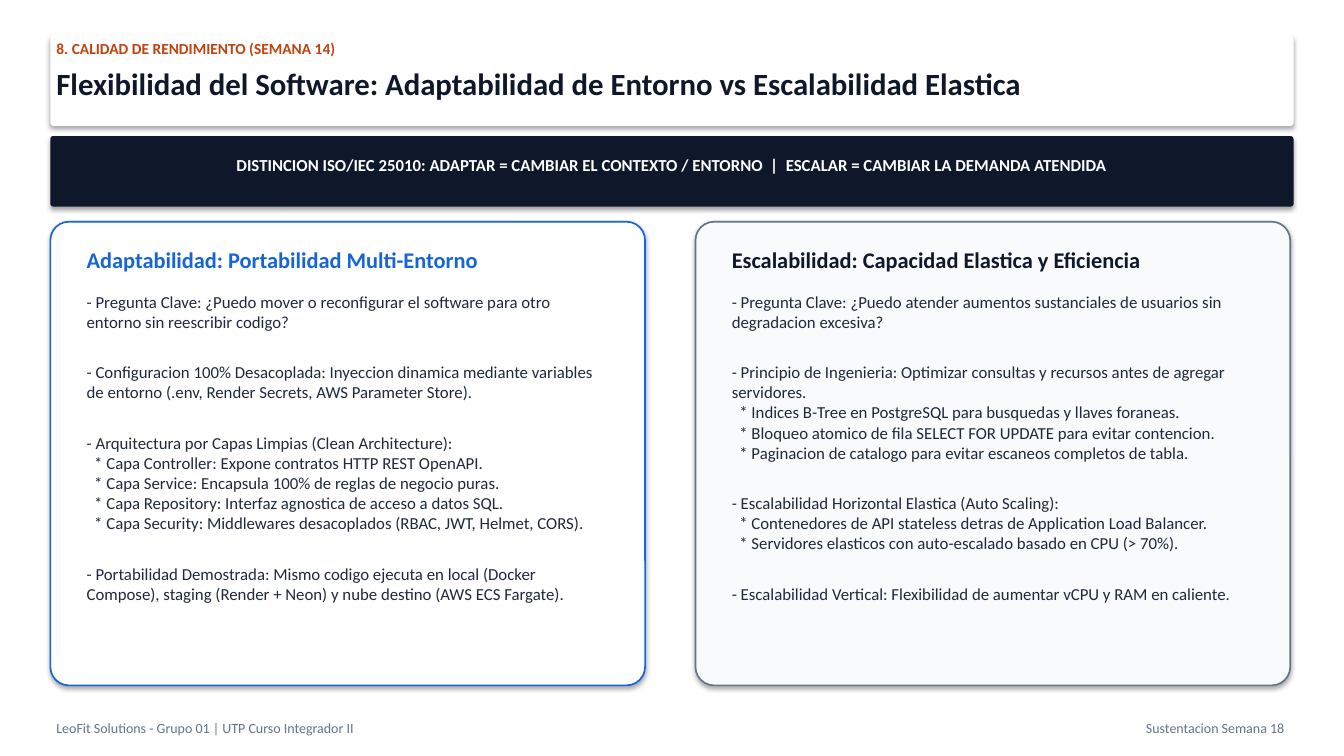
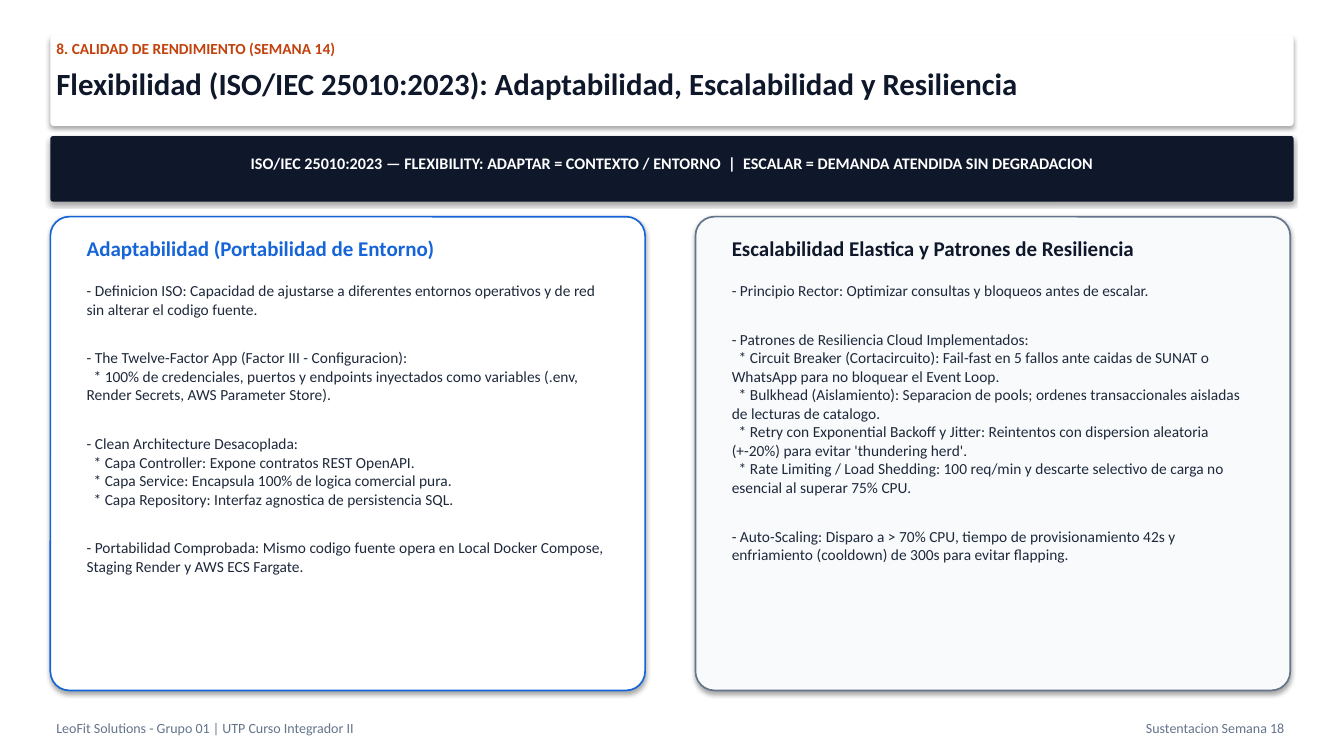
Before and after one commit to Leofit-Solutions-Grupo01/leofit-pedidos-sistema, a slide deck: slide 16 of docs/05_SUSTENTACION_PROYECTO_FINAL_SEMANA_18/03_PRESENTACION_OFICIAL_SUSTENTACION_PROYECTO_FINAL.pptx. Drawn at 1344x756 pixels with LibreOffice and Linux fonts; fonts in the diff are those of the drawing. Boxes give left, top, right and bottom in pixels: in the first picture for what was removed or moved away, otherwise in the second. Text is boxed around its words. In the diff, an @@ line names an element or a change of style, - is before the commit and + after.

Commit message:
feat(quality): integra marco riguroso iso25010-2023, percentiles sre y resiliencia cloud en informe y presentacion

```diff
--- a/docs/05_SUSTENTACION_PROYECTO_FINAL_SEMANA_18/03_PRESENTACION_OFICIAL_SUSTENTACION_PROYECTO_FINAL.pptx
+++ b/docs/05_SUSTENTACION_PROYECTO_FINAL_SEMANA_18/03_PRESENTACION_OFICIAL_SUSTENTACION_PROYECTO_FINAL.pptx
@@ text at [56,72,1018,100]: text changed @@
-Flexibilidad del Software: Adaptabilidad de Entorno vs Escalabilidad Elastica
+Flexibilidad (ISO/IEC 25010:2023): Adaptabilidad, Escalabilidad y Resiliencia
@@ rounded rectangle: place and size @@
-rounded rectangle at [50,136,1294,207]
+rounded rectangle at [50,136,1294,202]
@@ text at [251,157,1093,170]: text changed; size 12 to 11.5 pt @@
-DISTINCION ISO/IEC 25010: ADAPTAR = CAMBIAR EL CONTEXTO / ENTORNO | ESCALAR = CAMBIAR LA DEMANDA ATENDIDA
+ISO/IEC 25010:2023 — FLEXIBILITY: ADAPTAR = CONTEXTO / ENTORNO | ESCALAR = DEMANDA ATENDIDA SIN DEGRADACION
@@ rounded rectangle: place and size @@
-rounded rectangle at [50,222,645,686]
+rounded rectangle at [50,217,645,691]
@@ rounded rectangle: place and size @@
-rounded rectangle at [696,222,1291,686]
+rounded rectangle at [696,217,1291,691]
@@ text at [87,240,434,260]: text changed; size 16 to 15 pt @@
-Adaptabilidad: Portabilidad Multi-Entorno
+Adaptabilidad (Portabilidad de Entorno)
@@ text at [732,241,1134,260]: text changed; size 16 to 15 pt @@
-Escalabilidad: Capacidad Elastica y Eficiencia
+Escalabilidad Elastica y Patrones de Resiliencia
@@ text at [87,285,603,575]: text changed; size 12 to 11 pt @@
-- Pregunta Clave: ¿Puedo mover o reconfigurar el software para otro entorno sin reescribir codigo?
-- Configuracion 100% Desacoplada: Inyeccion dinamica mediante variables de entorno (.env, Render Secrets, AWS Parameter Store).
-- Arquitectura por Capas Limpias (Clean Architecture):
-* Capa Controller: Expone contratos HTTP REST OpenAPI.
-* Capa Service: Encapsula 100% de reglas de negocio puras.
-* Capa Repository: Interfaz agnostica de acceso a datos SQL.
-* Capa Security: Middlewares desacoplados (RBAC, JWT, Helmet, CORS).
-- Portabilidad Demostrada: Mismo codigo ejecuta en local (Docker Compose), staging (Render + Neon) y nube destino (AWS ECS Fargate).
+- Definicion ISO: Capacidad de ajustarse a diferentes entornos operativos y de red sin alterar el codigo fuente.
+- The Twelve-Factor App (Factor III - Configuracion):
+* 100% de credenciales, puertos y endpoints inyectados como variables (.env, Render Secrets, AWS Parameter Store).
+- Clean Architecture Desacoplada:
+* Capa Controller: Expone contratos REST OpenAPI.
+* Capa Service: Encapsula 100% de logica comercial pura.
+* Capa Repository: Interfaz agnostica de persistencia SQL.
+- Portabilidad Comprobada: Mismo codigo fuente opera en Local Docker Compose, Staging Render y AWS ECS Fargate.
@@ text at [732,285,1239,563]: text changed; size 12 to 11 pt @@
-- Pregunta Clave: ¿Puedo atender aumentos sustanciales de usuarios sin degradacion excesiva?
-- Principio de Ingenieria: Optimizar consultas y recursos antes de agregar servidores.
-* Indices B-Tree en PostgreSQL para busquedas y llaves foraneas.
-* Bloqueo atomico de fila SELECT FOR UPDATE para evitar contencion.
-* Paginacion de catalogo para evitar escaneos completos de tabla.
-- Escalabilidad Horizontal Elastica (Auto Scaling):
-* Contenedores de API stateless detras de Application Load Balancer.
-* Servidores elasticos con auto-escalado basado en CPU (> 70%).
-- Escalabilidad Vertical: Flexibilidad de aumentar vCPU y RAM en caliente.
+- Principio Rector: Optimizar consultas y bloqueos antes de escalar.
+- Patrones de Resiliencia Cloud Implementados:
+* Circuit Breaker (Cortacircuito): Fail-fast en 5 fallos ante caidas de SUNAT o WhatsApp para no bloquear el Event Loop.
+* Bulkhead (Aislamiento): Separacion de pools; ordenes transaccionales aisladas de lecturas de catalogo.
+* Retry con Exponential Backoff y Jitter: Reintentos con dispersion aleatoria (+-20%) para evitar 'thundering herd'.
+* Rate Limiting / Load Shedding: 100 req/min y descarte selectivo de carga no esencial al superar 75% CPU.
+- Auto-Scaling: Disparo a > 70% CPU, tiempo de provisionamiento 42s y enfriamiento (cooldown) de 300s para evitar flapping.
```
Also in this commit, not shown: 5 other slides changed, 11 other files.
